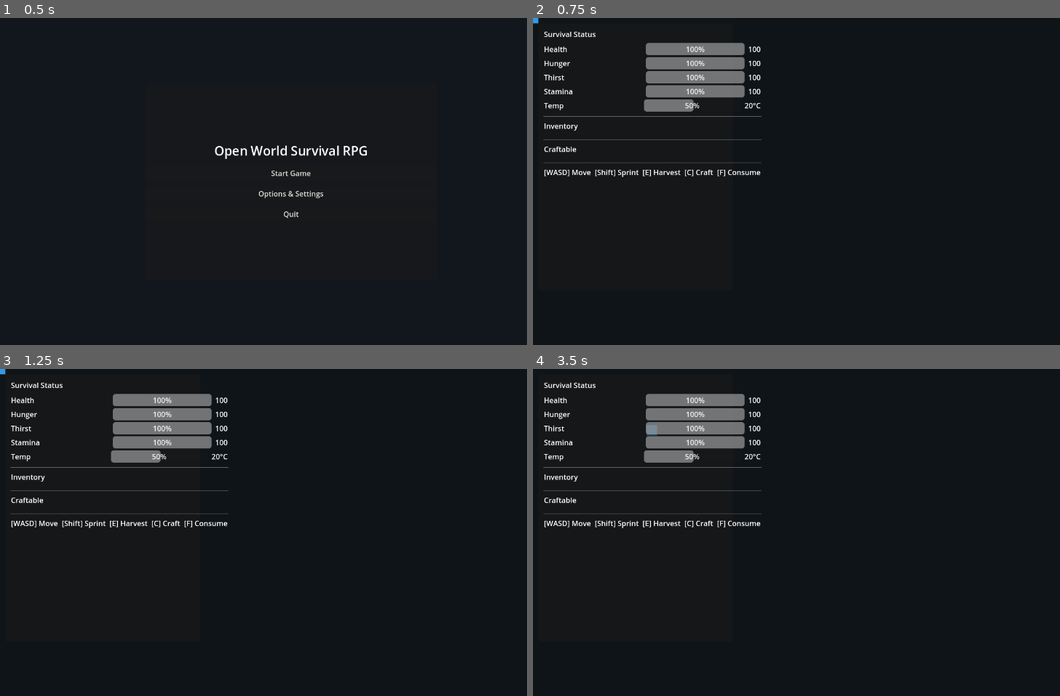
Above: before the commit, frames 1-4 (two rows, left to right).
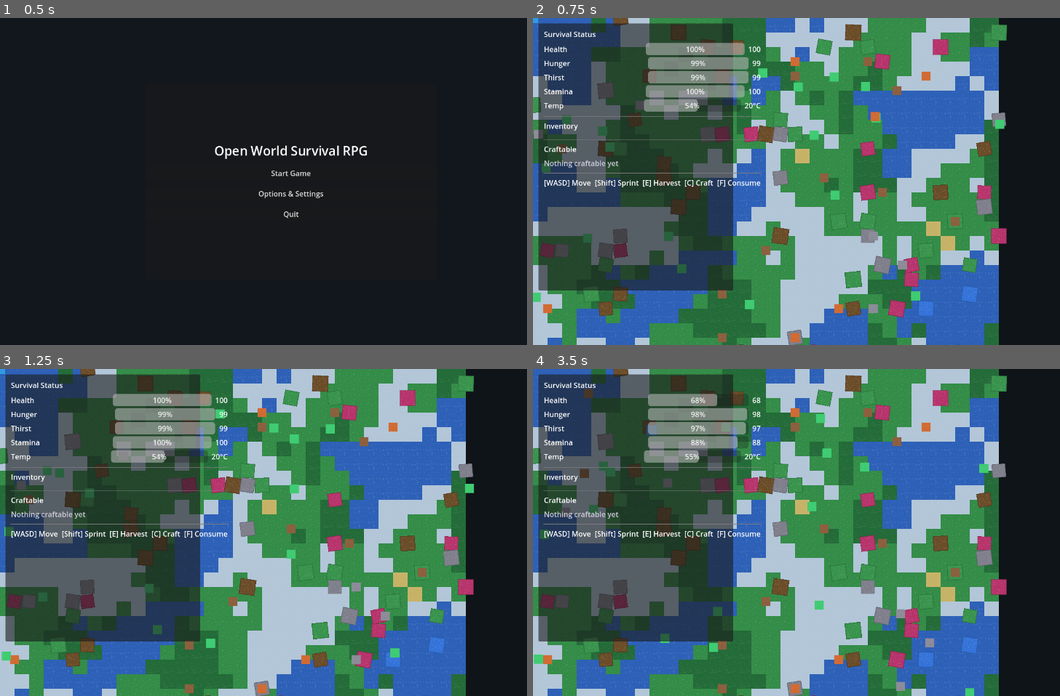
Above: after the commit, the same moments.

Repository: ProgrammingWithYagle/Open_World_Survival_RPG_CODEX
Game: Godot game, scene res://scenes/MainMenu.tscn
The game is run twice, just before and just after one commit, with the same random seed, the same clock (stepped at 60 frames per second) and the same inputs.
Inputs:
- Up to frame 1 (0.5 s): no input
- Up to frame 2 (0.75 s): click "Start Game" at 0.5 s
- Up to frame 3 (1.25 s): no input
- Up to frame 4 (3.5 s): hold D (move_right) 1.28-2.03 s; tap F (consume) at 1.35 s; hold S (move_down) 2.03-2.78 s; tap C (craft) at 2.1 s; hold D (move_right) from 2.78 s (still down); tap E (interact) at 2.85 s

Frame 1 is identical in both runs. In frame 2, 86% of the frame differs, in the area x 0-90%, y 0-100%; in frame 3, 86%; in frame 4, 86%.
Error before the commit: Parse Error: Cannot infer the type of "biome" variable because the value doesn't have a set type. (res://scripts/world_generator.gd:75)
Error after the commit: Invalid access to property or key 'theme_override_constants' on a base object of type 'HBoxContainer'. (res://scripts/hud.gd:117)

Commit message:
Fix biome type inference in world generator

Diff:
--- a/godot/scripts/world_generator.gd
+++ b/godot/scripts/world_generator.gd
@@ -3,7 +3,7 @@
 
 ## Builds a procedural tile map with biomes and exposes biome lookup helpers.
 
-const BIOMES := ["water", "grassland", "forest", "desert", "tundra"]
+const BIOMES: PackedStringArray = ["water", "grassland", "forest", "desert", "tundra"]
 
 @export var map_size := Vector2i(64, 64)
 @export var tile_size := 32
